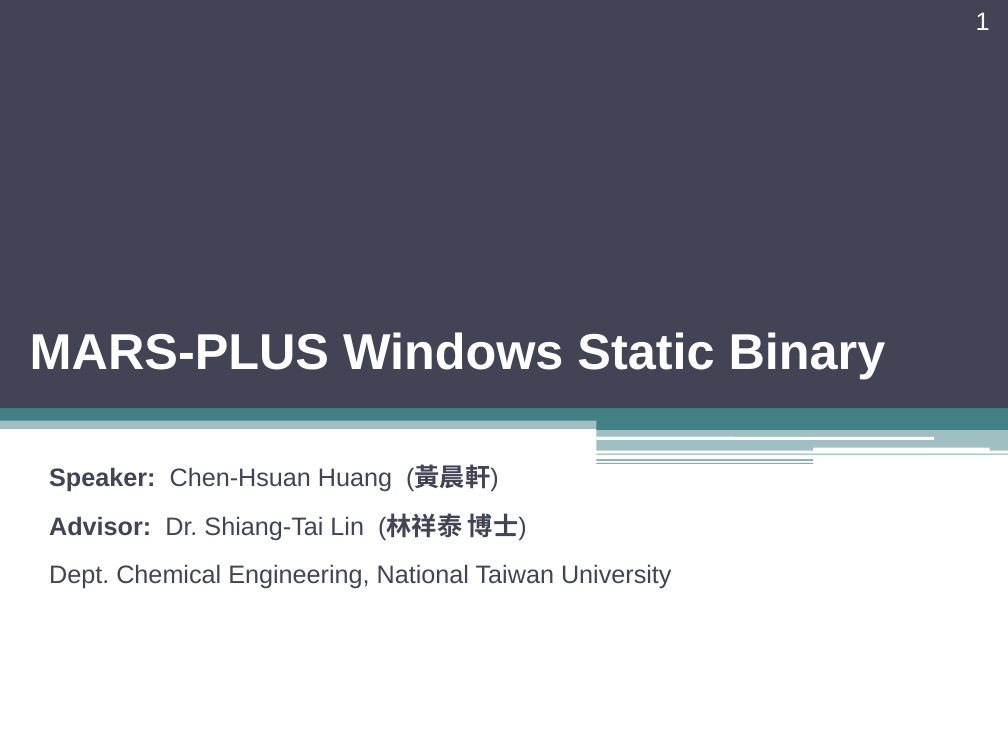
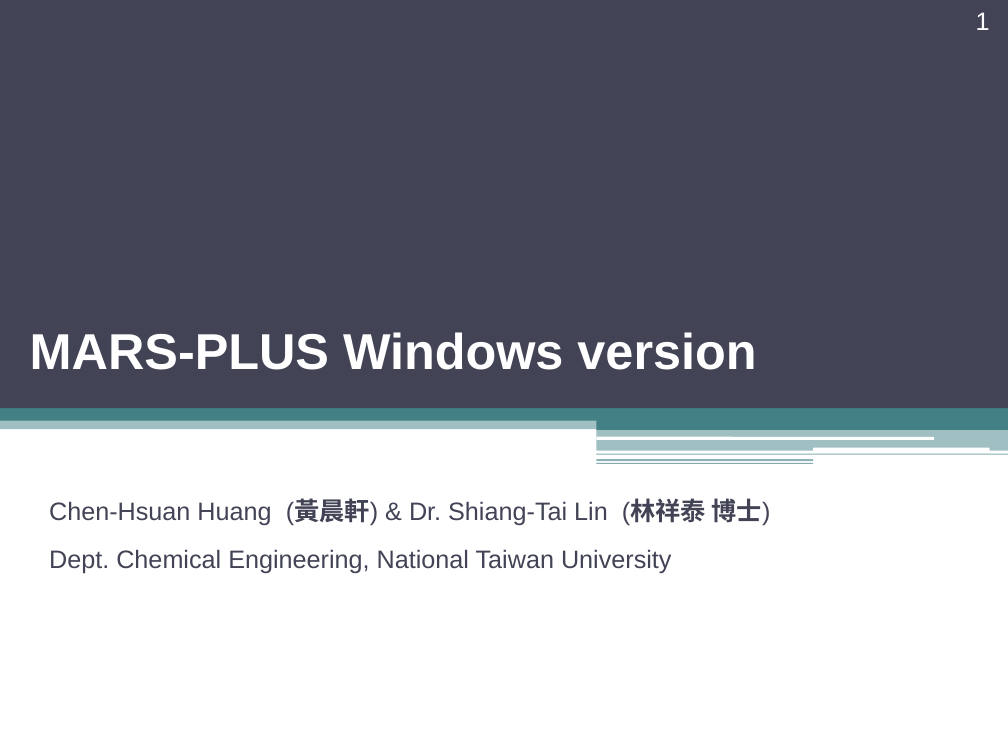
Before and after one commit to renan991995/MARS-PLUS-Wins, a slide deck: slide 1 of Notes.pptx. Drawn at 1008x756 pixels with LibreOffice and Linux fonts; fonts in the diff are those of the drawing. Boxes give left, top, right and bottom in pixels: in the first picture for what was removed or moved away, otherwise in the second. Text is boxed around its words. In the diff, an @@ line names an element or a change of style, - is before the commit and + after.

Commit message:
20230610 MARS-PLUS-Wins

```diff
--- a/Notes.pptx
+++ b/Notes.pptx
@@ title at box(30, 332, 756, 370): text changed @@
-MARS-PLUS Windows Static Binary
+MARS-PLUS Windows version
@@ subtitle at box(49, 498, 771, 526): text changed @@
-Speaker: Chen-Hsuan Huang (黃晨軒)
-Advisor: Dr. Shiang-Tai Lin (林祥泰 博士)
+Chen-Hsuan Huang (黃晨軒) & Dr. Shiang-Tai Lin (林祥泰 博士)
```
Also in this commit, not shown: 6 other slides changed, 1 slide added, 2 slides removed, 4 other files.
